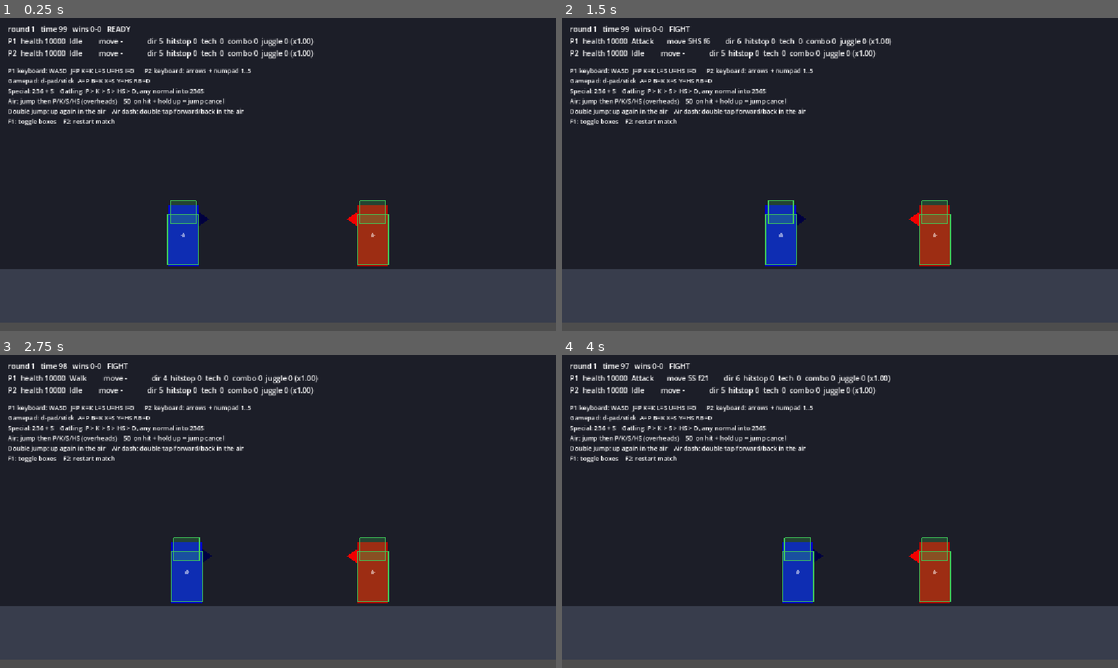
Above: before the commit, frames 1-4 (two rows, left to right).
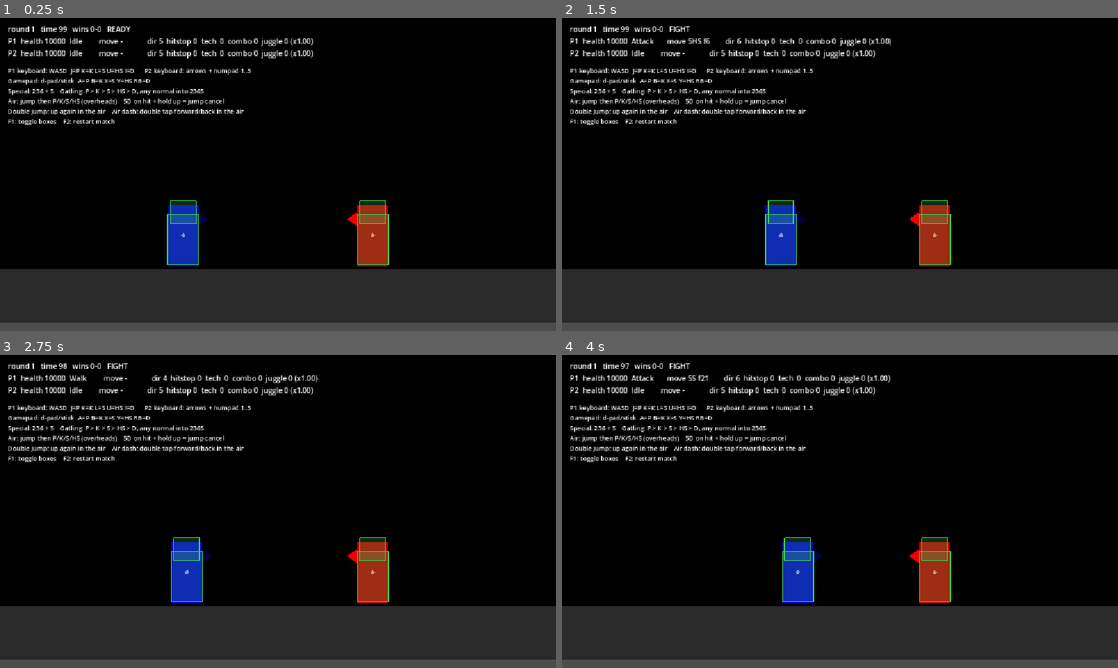
Above: after the commit, the same moments.

Repository: vitorrenansd/fightcore-godot
Game: Godot game, scene res://content/battle/training.tscn
Two runs of this game, one before a commit and one after it. Both use one fixed random seed, a clock stepped at 60 frames per second and the inputs below.
Inputs:
- Up to frame 1 (0.25 s): no input
- Up to frame 2 (1.5 s): tap Enter at 0.5 s; hold D (p1_right) from 0.53 s (still down); tap I (p1_d) at 0.6 s; tap W (p1_up) at 0.77 s; tap U (p1_hs) at 1.35 s
- Up to frame 3 (2.75 s): tap W (p1_up) at 1.52 s; tap Space at 2 s; release D (p1_right) at 2.03 s; hold A (p1_left) from 2.03 s (still down); tap K (p1_k) at 2.1 s
- Up to frame 4 (4 s): release A (p1_left) at 2.78 s; hold D (p1_right) from 2.78 s (still down); tap J (p1_p) at 2.85 s; tap W (p1_up) at 3.02, 3.77 s; tap L (p1_s) at 3.6 s

The runs differ from the first frame. In frame 1, 93% of the frame differs, in the area x 0-100%, y 0-98%; in frame 2, 93%; in frame 3, 93%; in frame 4, 93%.

Commit message:
chore(stage): flatten the background to black and the floor to grey

Diff:
--- a/content/stages/empty_stage/stage.tscn
+++ b/content/stages/empty_stage/stage.tscn
@@ -5,18 +5,17 @@
 
 [node name="Stage" type="Node2D" unique_id=219759945]
 
-[node name="Background" type="Polygon2D" parent="."]
-color = Color(0.11, 0.12, 0.16, 1)
+[node name="Background" type="Polygon2D" parent="." unique_id=362997970]
+color = Color(0, 0, 0, 1)
 polygon = PackedVector2Array(-2000, -800, 2000, -800, 2000, 200, -2000, 200)
 
-[node name="Floor" type="StaticBody2D" parent="."]
+[node name="Floor" type="StaticBody2D" parent="." unique_id=2029547127]
 position = Vector2(0, 240)
-collision_layer = 1
 collision_mask = 0
 
-[node name="CollisionShape2D" type="CollisionShape2D" parent="Floor"]
+[node name="CollisionShape2D" type="CollisionShape2D" parent="Floor" unique_id=296206039]
 shape = SubResource("RectangleShape2D_floor")
 
-[node name="Surface" type="Polygon2D" parent="Floor"]
-color = Color(0.22, 0.24, 0.3, 1)
+[node name="Surface" type="Polygon2D" parent="Floor" unique_id=1878072253]
+color = Color(0.16565639, 0.16565642, 0.16565639, 1)
 polygon = PackedVector2Array(-2000, -40, 2000, -40, 2000, 40, -2000, 40)
